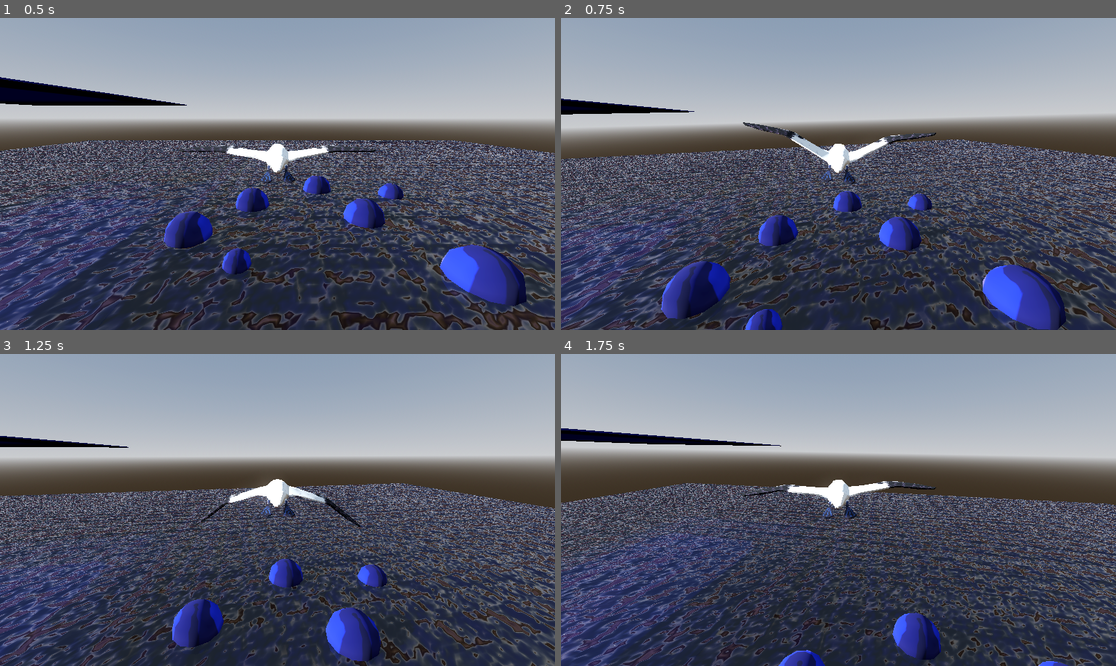
Above: before the commit, frames 1-4 (two rows, left to right).
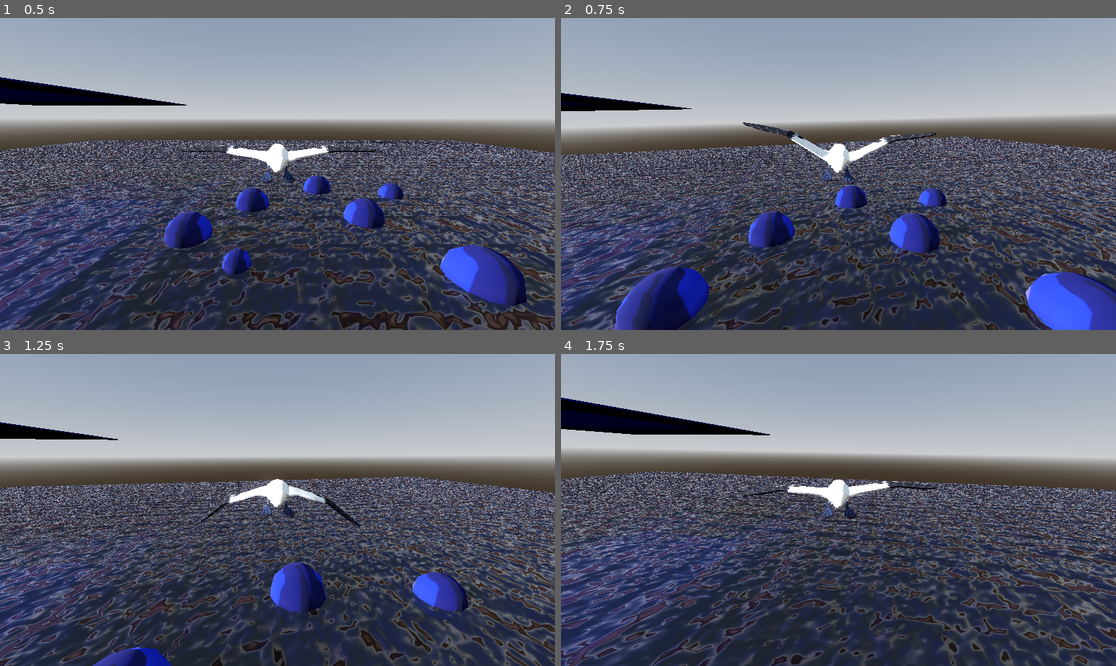
Above: after the commit, the same moments.

Repository: dreamfunicular/trianglegamejam26
Game: Godot game, scene res://BirdTestEnv.tscn
The game is run twice, just before and just after one commit, with the same random seed, the same clock (stepped at 60 frames per second) and the same inputs. The project has no main scene, so this scene is started directly. The engine's default icon, where the game draws it, is replaced by a stand-in: a white triangle on a blue panel in a dark square.
Inputs (mouse positions are in pixels of both pictures, inside the frame that each line leads up to):
- Up to frame 1 (0.5 s): no input
- Up to frame 2 (0.75 s): tap Enter (ui_accept) at 0.5, 0.6 s; move the mouse to (866, 174) at 0.52 s
- Up to frame 3 (1.25 s): tap Enter (ui_accept) at 0.77, 1.07 s
- Up to frame 4 (1.75 s): move the mouse to (810, 510) at 1.27 s; tap Enter (ui_accept) at 1.35, 1.52 s

Frame 1 is identical in both runs. In frame 2, 38% of the frame differs, in the area x 0-100%, y 24-100%; in frame 3, 35%; in frame 4, 36%.

Commit message:
Smooth flap + state pattern restructure

Diff:
--- a/Objects/Player/Player.tscn
+++ b/Objects/Player/Player.tscn
@@ -1,8 +1,12 @@
-[gd_scene load_steps=5 format=3 uid="uid://soq3fq6874f5"]
+[gd_scene load_steps=6 format=3 uid="uid://soq3fq6874f5"]
 
 [ext_resource type="Script" uid="uid://biqy6yp0qk8r4" path="res://Objects/Player/player.gd" id="1_xhfnw"]
 [ext_resource type="PackedScene" uid="uid://bbs4qg2o8ouf0" path="res://Objects/Player/Gannet/GannetModel.tscn" id="2_oansn"]
 [ext_resource type="PackedScene" uid="uid://dd68nbxyrey6x" path="res://testing/underwater_effect.tscn" id="3_cac6a"]
+
+[sub_resource type="Curve" id="Curve_cac6a"]
+_data = [Vector2(0, 0), 0.0, 0.0, 0, 0, Vector2(0.36956522, 1), 0.0, 0.0, 0, 0, Vector2(1, 0), 0.0, 0.0, 0, 0]
+point_count = 3
 
 [sub_resource type="SphereShape3D" id="SphereShape3D_0rwas"]
 
@@ -10,6 +14,7 @@
 script = ExtResource("1_xhfnw")
 flight_blend_path = "parameters/StateMachine/Flight/blend_position"
 air_state_playback_path = "parameters/StateMachine/playback"
+flap_blend = SubResource("Curve_cac6a")
 
 [node name="PlayerCollision" type="CollisionShape3D" parent="."]
 shape = SubResource("SphereShape3D_0rwas")
--- a/Objects/Player/player.gd
+++ b/Objects/Player/player.gd
@@ -24,11 +24,21 @@
 const FLIGHT_STATE_NAME : String = "Flight"
 const FLAP_STATE_NAME : String = "Flap"
 
-var bird_in_water : bool = false
 var is_bird_surfacing : bool = false
 var camera_in_water : bool = false
 
-enum states {FLY, DIVE, FLOAT}
+enum PlayerStates {
+	FLY,
+	DIVE,
+	FLOAT,
+}
+var state: PlayerStates = PlayerStates.FLY
+
+@export var flap_blend: Curve
+const FLAP_POWER = 0.5
+const FLAP_DUR = 1.75
+const FLAP_COOLDOWN = 0.5
+var flap_time = -FLAP_COOLDOWN
 
 func _ready():
 	Input.mouse_mode = Input.MOUSE_MODE_CAPTURED
@@ -42,23 +52,31 @@
 		pitch_pivot.rotate_x(-event.relative.y * MOUSE_SENSE)
 		roll += event.relative.x * ROLL_SENSE
 
-func update_state():
-	if (position.y < 0 && not bird_in_water):
-		bird_enter_water()
-
-	if (position.y > 0 && bird_in_water):
-		bird_exit_water()
-
+func update_cam():
 	if (camera.global_position.y < 0 && not camera_in_water):
 		camera_enter_water()
 
 	if (camera.global_position.y > 0 && camera_in_water):
 		camera_exit_water()
 
+func update_state():
+	match state:
+		PlayerStates.FLY:
+			if position.y < 0:
+				state = PlayerStates.DIVE
+				is_bird_surfacing = false
+				## TODO: Add Sound Effect
+				## TODO: Add Particles
+
+		PlayerStates.DIVE:
+			if position.y > 0:
+				state = PlayerStates.FLY
+
 
 func _physics_process(delta) -> void:
 	# updates all info about where the bird and the camera are
 	update_state()
+	update_cam()
 
 	var wing_amount = clamp(1.2 - pitch_pivot.global_transform.basis.z.normalized().y * 1.4, 0.0, 1.0)
 	model.get_anim_tree().set(flight_blend_path, wing_amount);
@@ -69,61 +87,59 @@
 
 
 	# flying bird only code
-	if not bird_in_water:
+	match state:
+		PlayerStates.FLY:
+			velocity.y += GRAV * delta
 
-		velocity.y += GRAV * delta
-
-		var desired_dir = -pitch_pivot.global_transform.basis.z
-
-		#var speed_weight = clamp(20.0 / max(velocity.length(), 1.0), 0.05, 1.0) * 0.9
-		var speed_weight = ease(min(velocity.length() / 20, 1.0), 0.3)
-
-		var divespeed_coefficient = 1
-		if (desired_dir.normalized().y > 0):
-			divespeed_coefficient = 1 + desired_dir.normalized().y * 10
-
-		velocity = velocity.lerp(desired_dir * velocity.length(), divespeed_coefficient * speed_weight * 0.1 * 60 * delta)
+			if (flap_time > 0):
+				var percent_flap = flap_blend.sample(flap_time/FLAP_DUR)
+				velocity += percent_flap * (-transform.basis.z + pitch_pivot.transform.basis.y).normalized() * FLAP_POWER
+			if (flap_time > -FLAP_COOLDOWN):
+				flap_time -= delta
+				if (flap_time < -FLAP_COOLDOWN):
+					flap_time = -FLAP_COOLDOWN
 
 
+			var desired_dir = -pitch_pivot.global_transform.basis.z
 
-		#var dot_weight = velocity.normalized().dot(desired_dir.normalized())
+			#var speed_weight = clamp(20.0 / max(velocity.length(), 1.0), 0.05, 1.0) * 0.9
+			var speed_weight = ease(min(velocity.length() / 20, 1.0), 0.3)
 
-		if Input.is_action_just_pressed("ui_accept"):
-			velocity = (-transform.basis.z + pitch_pivot.transform.basis.y).normalized() * 30.0
-			var playback = model.get_anim_tree().get(air_state_playback_path) as AnimationNodeStateMachinePlayback
-			playback.travel(FLAP_STATE_NAME)
+			var divespeed_coefficient = 1
+			if (desired_dir.normalized().y > 0):
+				divespeed_coefficient = 1 + desired_dir.normalized().y * 10
+
+			velocity = velocity.lerp(desired_dir * velocity.length(), divespeed_coefficient * speed_weight * 0.1 * 60 * delta)
+
+			#var dot_weight = velocity.normalized().dot(desired_dir.normalized())
+
+			if Input.is_action_just_pressed("ui_accept"):
+				flap_time = FLAP_DUR
+				var playback = model.get_anim_tree().get(air_state_playback_path) as AnimationNodeStateMachinePlayback
+				playback.travel(FLAP_STATE_NAME)
 
 
 	# water bird
-	else:
-		# this math is kinda temp still but i like the vibe of it.
-		# basically the longer you stay pointed down the longer you go
-		# tthink about it like variable height jump from mario
-		var pitch = pitch_pivot.global_transform.basis.z.normalized().y # -1 is straight up, 1 is straight down
-		if pitch < 0 or is_bird_surfacing: # facing up
-			# have a stronger force once the apex of the dive is reached
-			is_bird_surfacing = true
-			velocity.y += pow(-position.y, 1.6) / 100 + 0.5
-			#clampf(velocity.y, 0, 50)
+		PlayerStates.DIVE:
+			# this math is kinda temp still but i like the vibe of it.
+			# basically the longer you stay pointed down the longer you go
+			# tthink about it like variable height jump from mario
+			var pitch = pitch_pivot.global_transform.basis.z.normalized().y # -1 is straight up, 1 is straight down
+			if pitch < 0 or is_bird_surfacing: # facing up
+				# have a stronger force once the apex of the dive is reached
+				is_bird_surfacing = true
+				velocity.y += pow(-position.y, 1.6) / 100 + 0.5
+				#clampf(velocity.y, 0, 50)
 
-		else:
-			velocity.y += pow(-position.y, 1.4) / 150 * (6-pow(pitch+2, 1.4))
-			#clampf(velocity.y, 0, 50)
+			else:
+				velocity.y += pow(-position.y, 1.4) / 150 * (6-pow(pitch+2, 1.4))
+				#clampf(velocity.y, 0, 50)
 
 
 	move_and_slide()
 
-
 func set_shader_value(param: String, value):
 	$UnderwaterEffect.get_child(0).material.set_shader_parameter(param, value);
-
-
-func bird_enter_water():
-	bird_in_water = true
-	is_bird_surfacing = false
-
-func bird_exit_water():
-	bird_in_water = false
 
 func camera_enter_water():
 	camera_in_water = true
@@ -133,9 +149,7 @@
 
 	tween.tween_method(func(value): set_shader_value("activate", value), 0.0, 1.0, 0.1); # args are: (method to call / start value / end value / duration of animation)
 
-	## TODO play any sound effect
-
-	# do any sound adjustments
+	## TODO add sound adjustments
 
 func camera_exit_water():
 	camera_in_water = false
@@ -144,6 +158,4 @@
 	tween.set_ease(tween.EASE_IN)
 	tween.tween_method(func(value): set_shader_value("activate", value), 1.0, 0.0, 0.1); # args are: (method to call / start value / end value / duration of animation)
 
-	## TODO play any sound effect
-
-	# do any sound adjustments
+	## TODO add any sound adjustments
